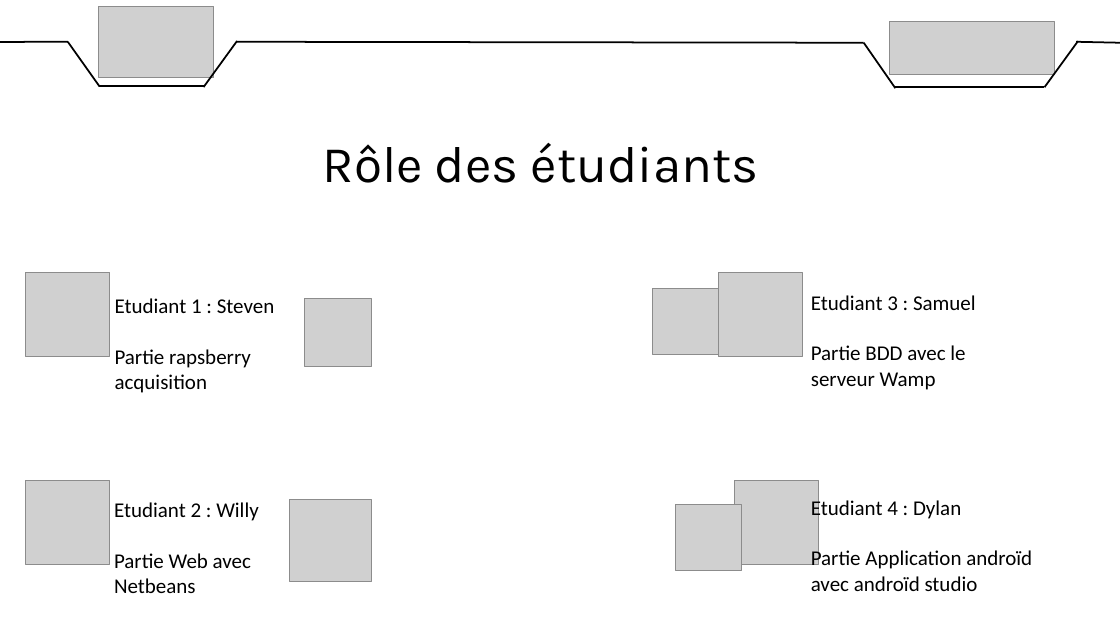
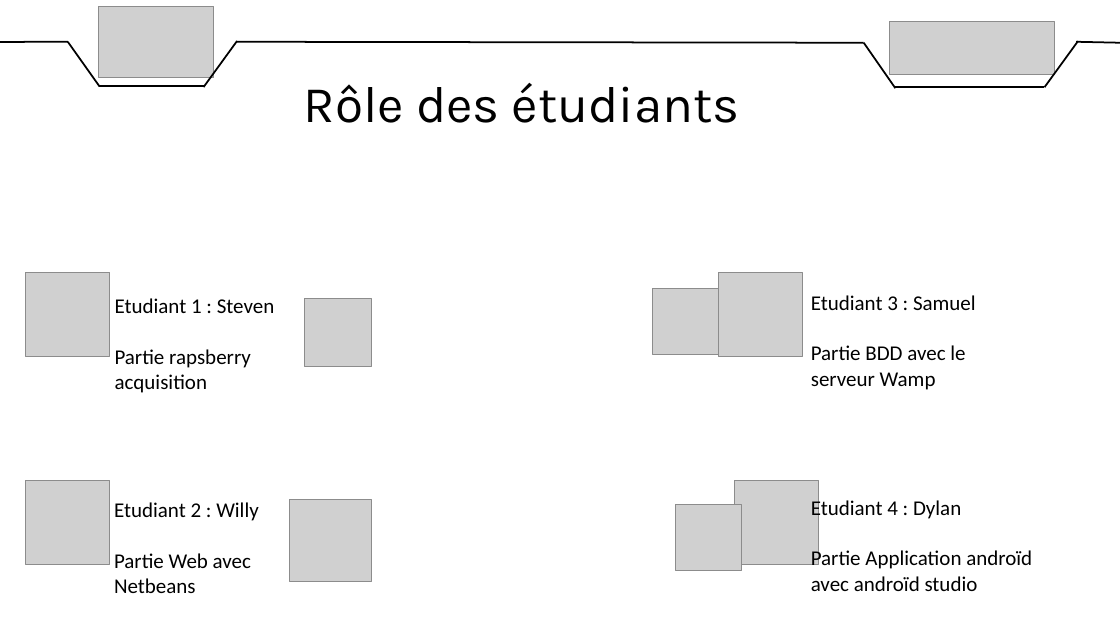
Before and after one commit to DylanChe/SupervisionSerre, a slide deck: slide 4 of oral_projet/revue_2/diaporama_revue_1_steven.pptx. Drawn at 1120x630 pixels with LibreOffice and Linux fonts; fonts in the diff are those of the drawing; grey boxes stand for pictures. Boxes give left, top, right and bottom in pixels: in the first picture for what was removed or moved away, otherwise in the second. Text is boxed around its words. In the diff, an @@ line names an element or a change of style, - is before the commit and + after.

```diff
--- a/oral_projet/revue_2/diaporama_revue_1_steven.pptx
+++ b/oral_projet/revue_2/diaporama_revue_1_steven.pptx
@@ text "Rôle des étudiants": place and size @@
-text "Rôle des étudiants" at (323,143,759,183)
+text "Rôle des étudiants" at (304,83,740,123)
```
Also in this commit, not shown: 4 other slides changed, 3 slides added.
